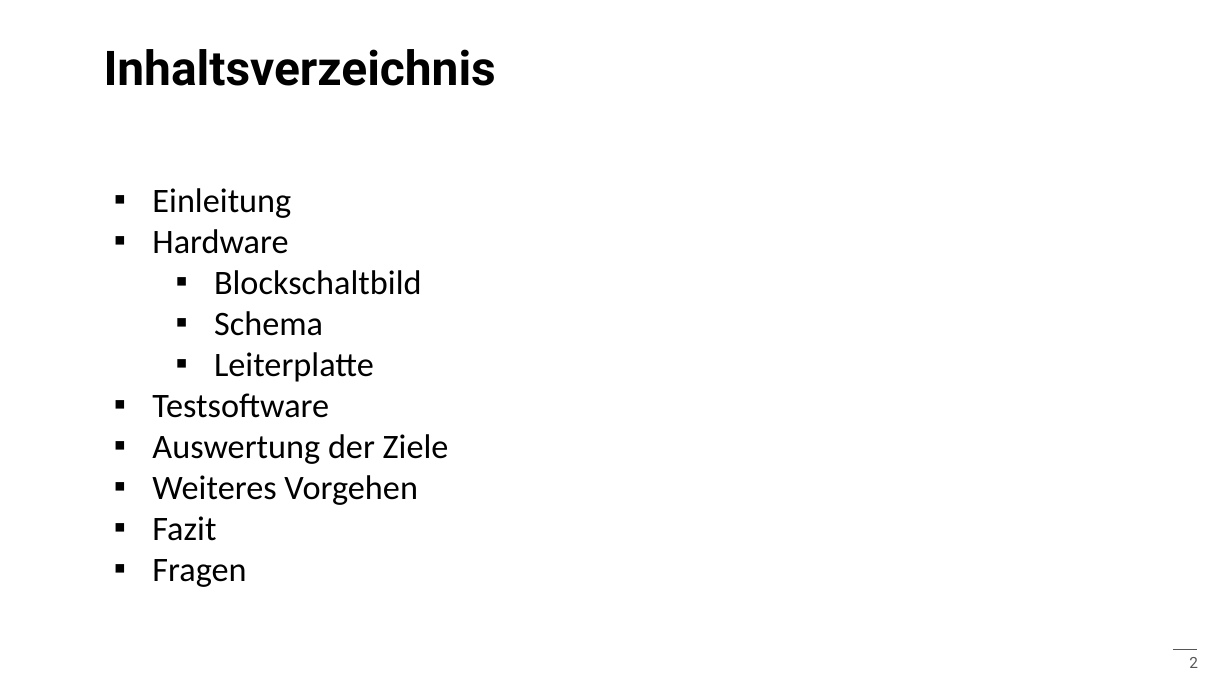
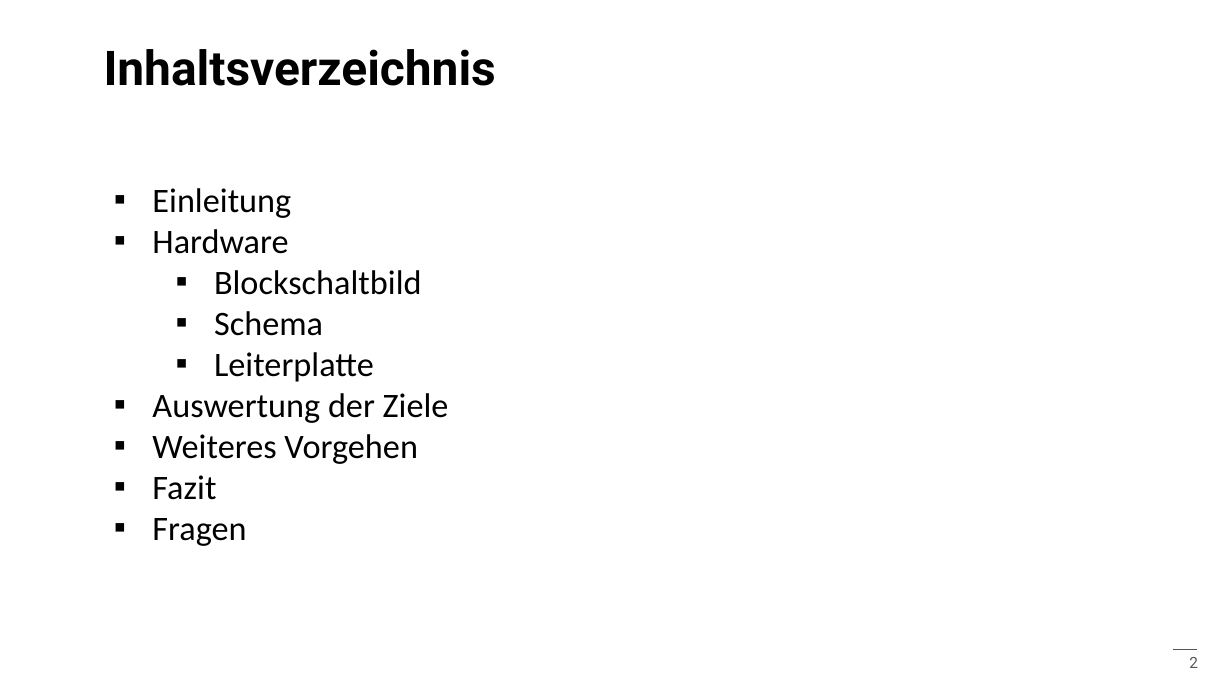
Before and after one commit to ArminWeinmann/Sensor-Board, a slide deck: slide 2 of Präsentation/Präsentation.pptx. Drawn at 1232x693 pixels with LibreOffice and Linux fonts; fonts in the diff are those of the drawing; background and template pictures are left out. Boxes give left, top, right and bottom in pixels: in the first picture for what was removed or moved away, otherwise in the second. Text is boxed around its words. In the diff, an @@ line names an element or a change of style, - is before the commit and + after.

```diff
--- a/Präsentation/Präsentation.pptx
+++ b/Präsentation/Präsentation.pptx
@@ text at (x1=152, y1=393, x2=329, y2=418): paragraph removed @@
-▪ Testsoftware
```
Also in this commit, not shown: 8 other slides changed, 2 slides added, 2 slides removed.
